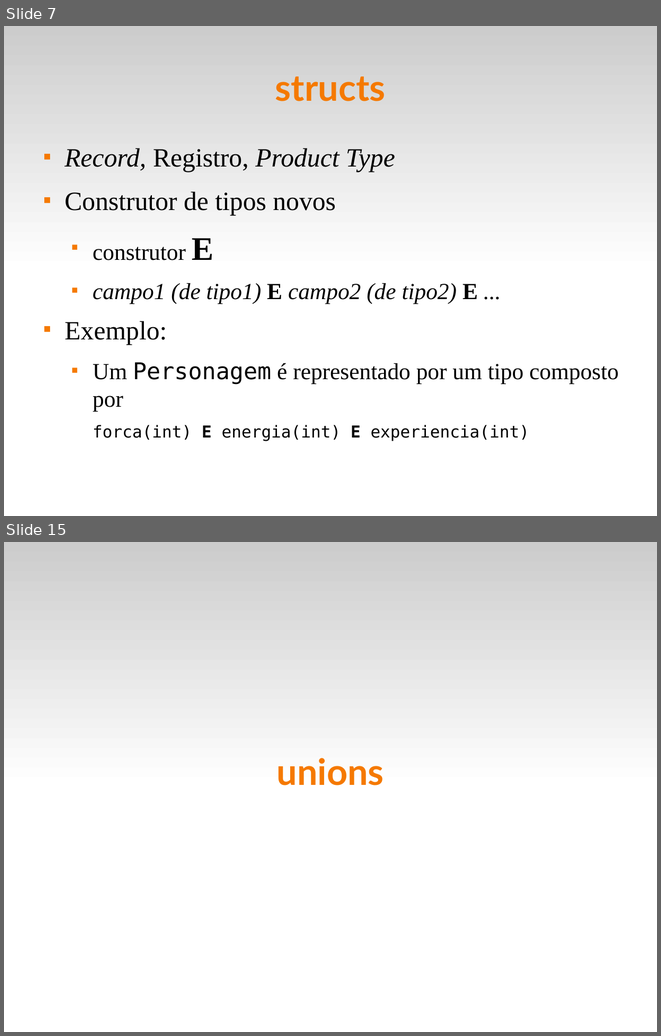
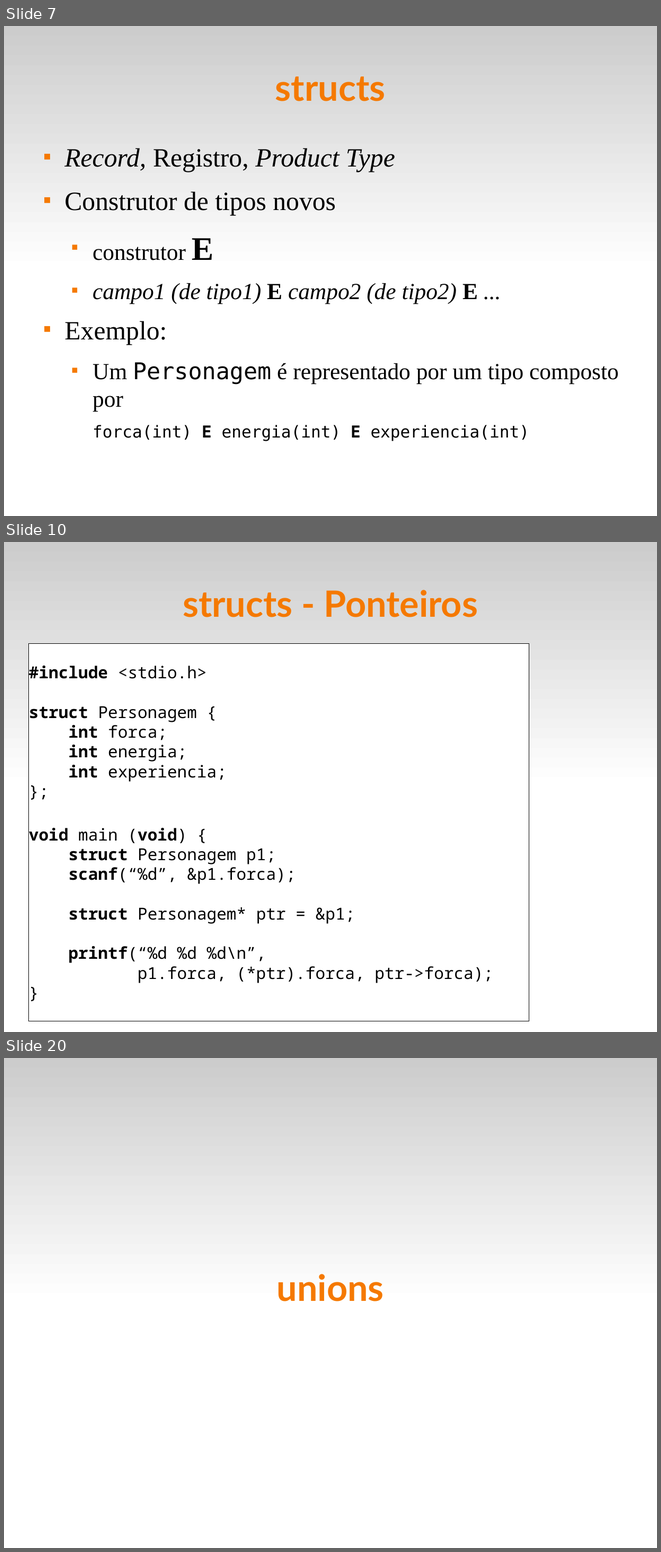
Before and after one commit to fsantanna-uerj/LP1, a slide deck: Slides/lp1-07-compostos.odp. Shown one above the other, each under a label of ours: slides 7 and 15 before the commit, slides 7, 10 and 20 after it; the slides between them are not shown. The pictures are 661x1036 and 661x1552 pixels, drawn with LibreOffice and Linux fonts; fonts in the diff are those of the drawing. Boxes give left, top, right and bottom in pixels: in the first picture for what was removed or moved away, otherwise in the second. Text is boxed around its words. In the diff, an @@ line names an element or a change of style, - is before the commit and + after.

```diff
--- a/Slides/lp1-07-compostos.odp
+++ b/Slides/lp1-07-compostos.odp
@@ slide 10 added at <box>4,542,657,1032</box>, background #FFFFFF; not listed: 1 template element that a slide beside it also shows @@
@@ title added at <box>183,590,478,617</box>, 44 pt, text #F57900, bold @@
+structs - Ponteiros
@@ rectangle added at <box>29,643,529,1021</box>, fill #FFFFFF, outline #000000 0 pt, 20 pt, text #000000 @@
+#include <stdio.h>
+struct Personagem {
+int forca;
+int energia;
+int experiencia;
+};
+void main (void) {
+struct Personagem p1;
+scanf(“%d”, &p1.forca);
+struct Personagem* ptr = &p1;
+printf(“%d %d %d\n”,
+p1.forca, (*ptr).forca, ptr->forca);
+}
@@ what was slide 15 is now slide 20 @@
```
Also in this commit, not shown: 6 slides changed, 4 other slides added, 4 other files.
